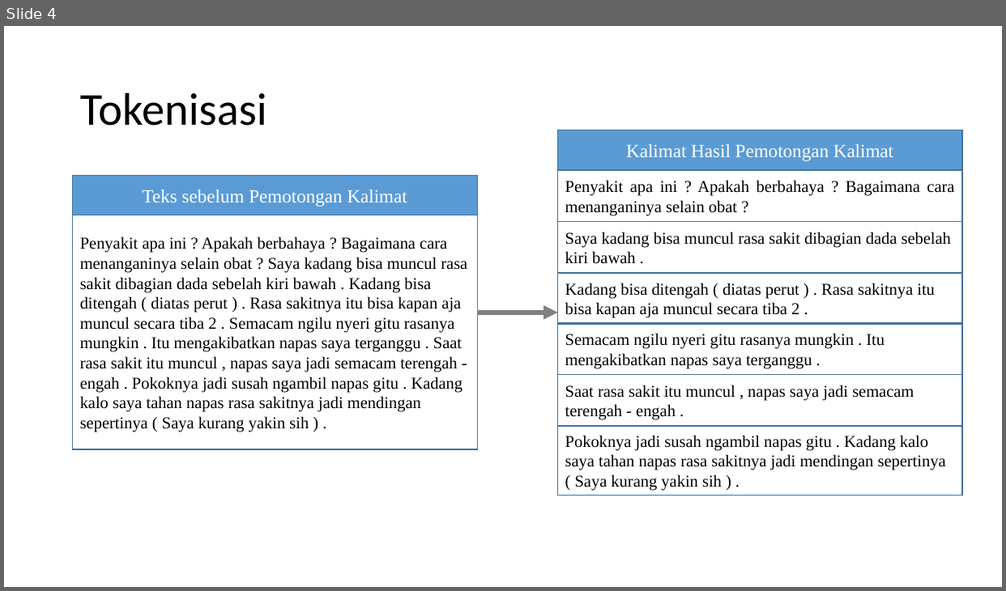
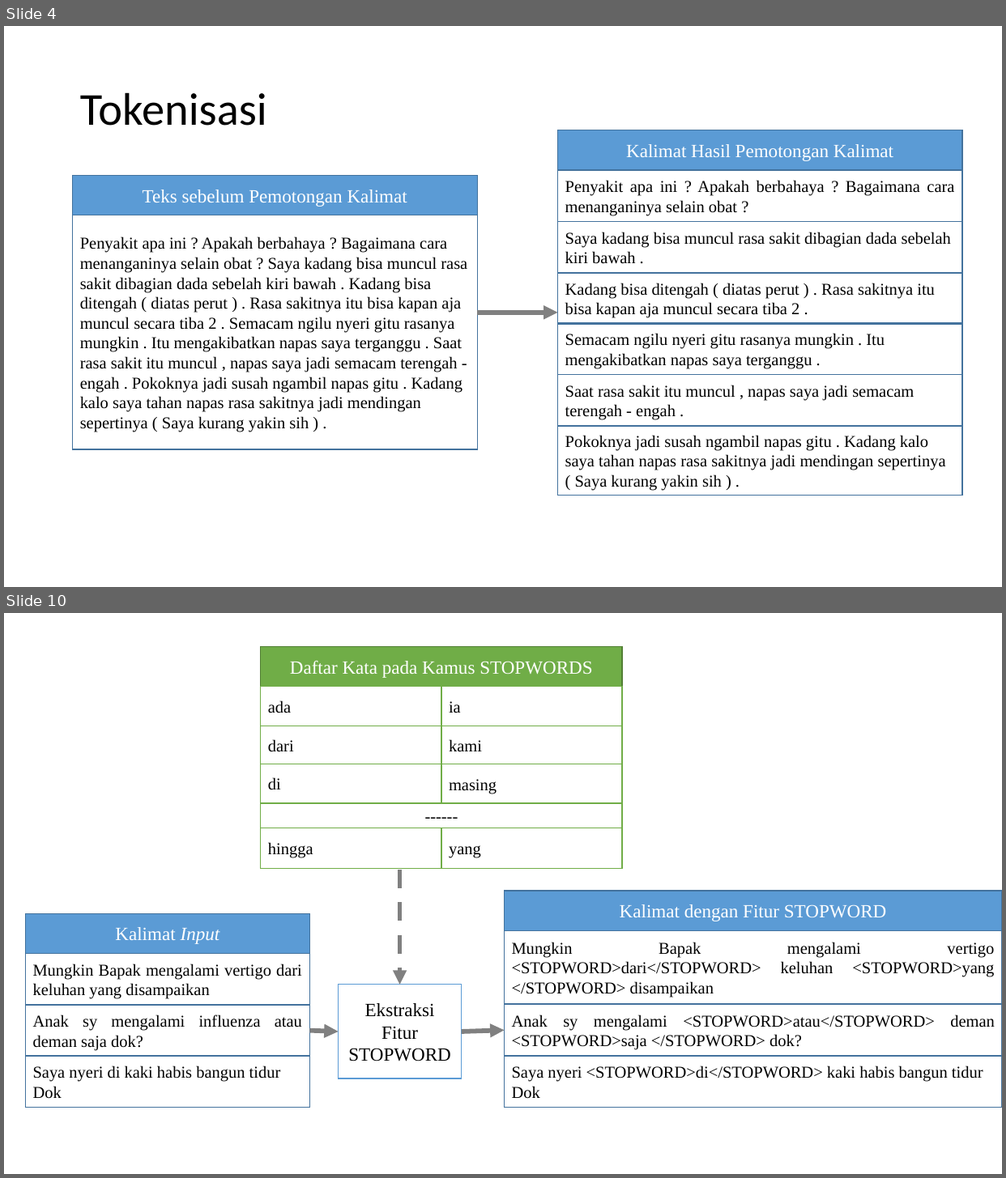
Before and after one commit to valdirachman/srl-doc, a slide deck: images/MER for QA.pptx. Shown one above the other, each under a label of ours: slide 4 before the commit, slides 4 and 10 after it; the slides between them are not shown. The pictures are 1006x591 and 1006x1178 pixels, drawn with LibreOffice and Linux fonts; fonts in the diff are those of the drawing. Boxes give left, top, right and bottom in pixels: in the first picture for what was removed or moved away, otherwise in the second. Text is boxed around its words. In the diff, an @@ line names an element or a change of style, - is before the commit and + after.

```diff
--- a/images/MER for QA.pptx
+++ b/images/MER for QA.pptx
@@ slide 10 added at <box>4,613,1002,1174</box>, background #FFFFFF @@
@@ group added at <box>261,647,622,869</box>: 10 rectangles @@
+Daftar Kata pada Kamus STOPWORDS
+ada
+dari
+di
+------
+ia
+kami
+masing
+hingga
+yang
@@ arrow added from (400, 870) to (400, 984), #808080 4.5 pt dashed @@
@@ rectangle added at <box>339,984,462,1079</box>, fill #FFFFFF, outline #5B9BD5 1 pt, 18 pt, text #000000 @@
+Ekstraksi Fitur STOPWORD
@@ arrow added from (309, 1031) to (339, 1032), #808080 4.5 pt @@
@@ arrow added from (462, 1032) to (504, 1031), #808080 4.5 pt @@
@@ group added at <box>26,914,310,1108</box>: 4 rectangles @@
+Kalimat Input
+Mungkin Bapak mengalami vertigo dari keluhan yang disampaikan
+Anak sy mengalami influenza atau deman saja dok?
+Saya nyeri di kaki habis bangun tidur Dok
@@ group added at <box>504,891,1002,1108</box>: 4 rectangles @@
+Kalimat dengan Fitur STOPWORD
+Mungkin Bapak mengalami vertigo <STOPWORD>dari</STOPWORD> keluhan <STOPWORD>yang </STOPWORD> disampaikan
+Anak sy mengalami <STOPWORD>atau</STOPWORD> deman <STOPWORD>saja </STOPWORD> dok?
+Saya nyeri <STOPWORD>di</STOPWORD> kaki habis bangun tidur Dok
```
Also in this commit, not shown: 1 slide changed, 11 other slides added, 39 other files.
